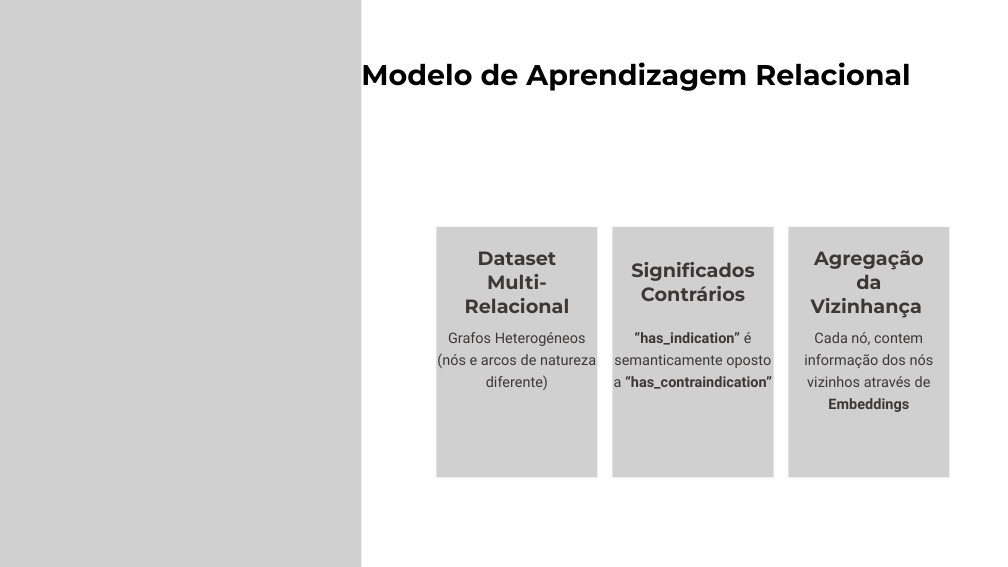
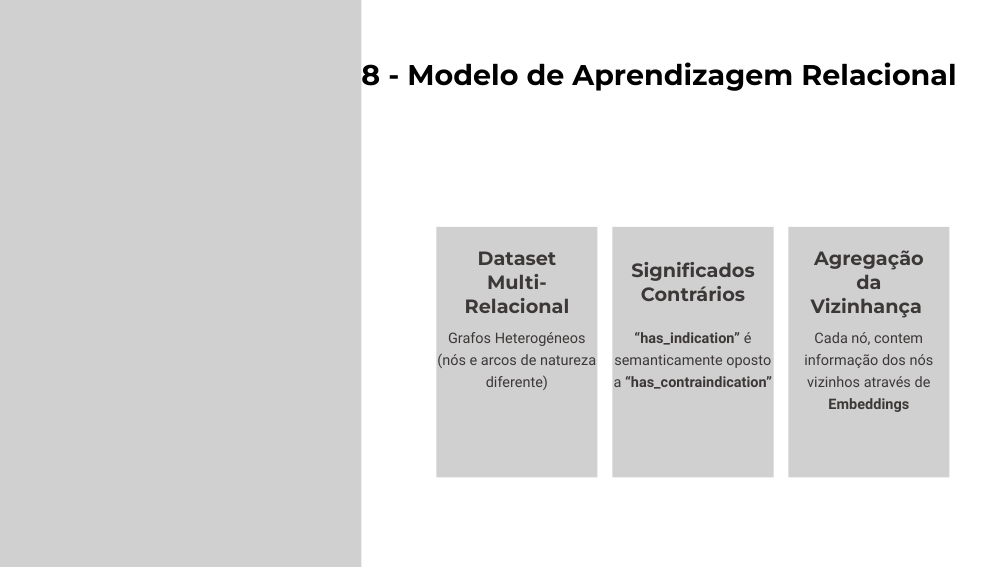
Before and after one commit to GoncaloGarranha/drug-recommender-system, a slide deck: slide 8 of docs/entregas/TFM-fase-desenvolvimento.pptx. Drawn at 1008x567 pixels with LibreOffice and Linux fonts; fonts in the diff are those of the drawing; grey boxes stand for pictures. Boxes give left, top, right and bottom in pixels: in the first picture for what was removed or moved away, otherwise in the second. Text is boxed around its words. In the diff, an @@ line names an element or a change of style, - is before the commit and + after.

```diff
--- a/docs/entregas/TFM-fase-desenvolvimento.pptx
+++ b/docs/entregas/TFM-fase-desenvolvimento.pptx
@@ text at (361, 62, 956, 91): text changed @@
-Modelo de Aprendizagem Relacional
+8 - Modelo de Aprendizagem Relacional
```
Also in this commit, not shown: 3 other slides changed.
